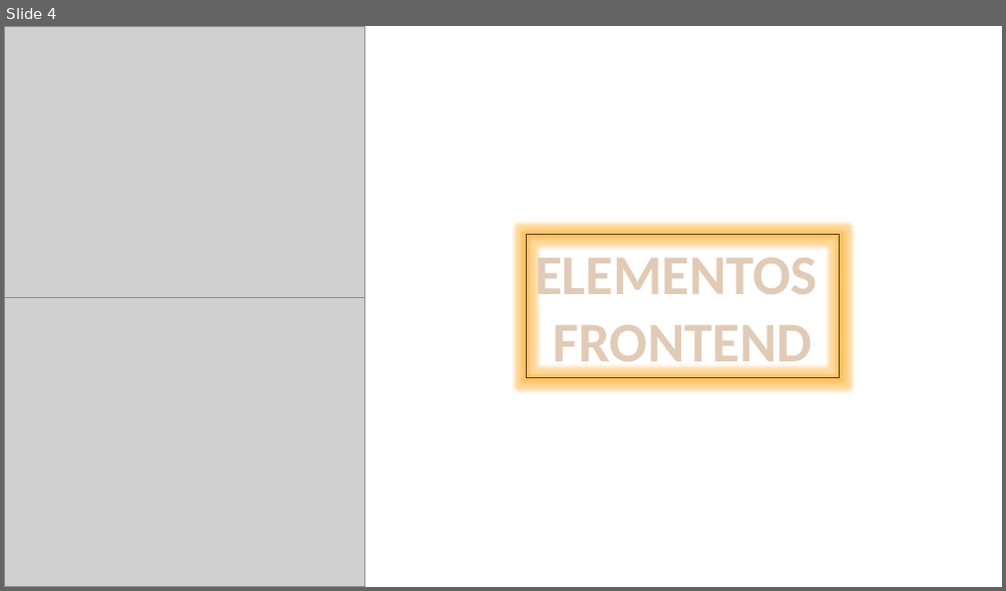
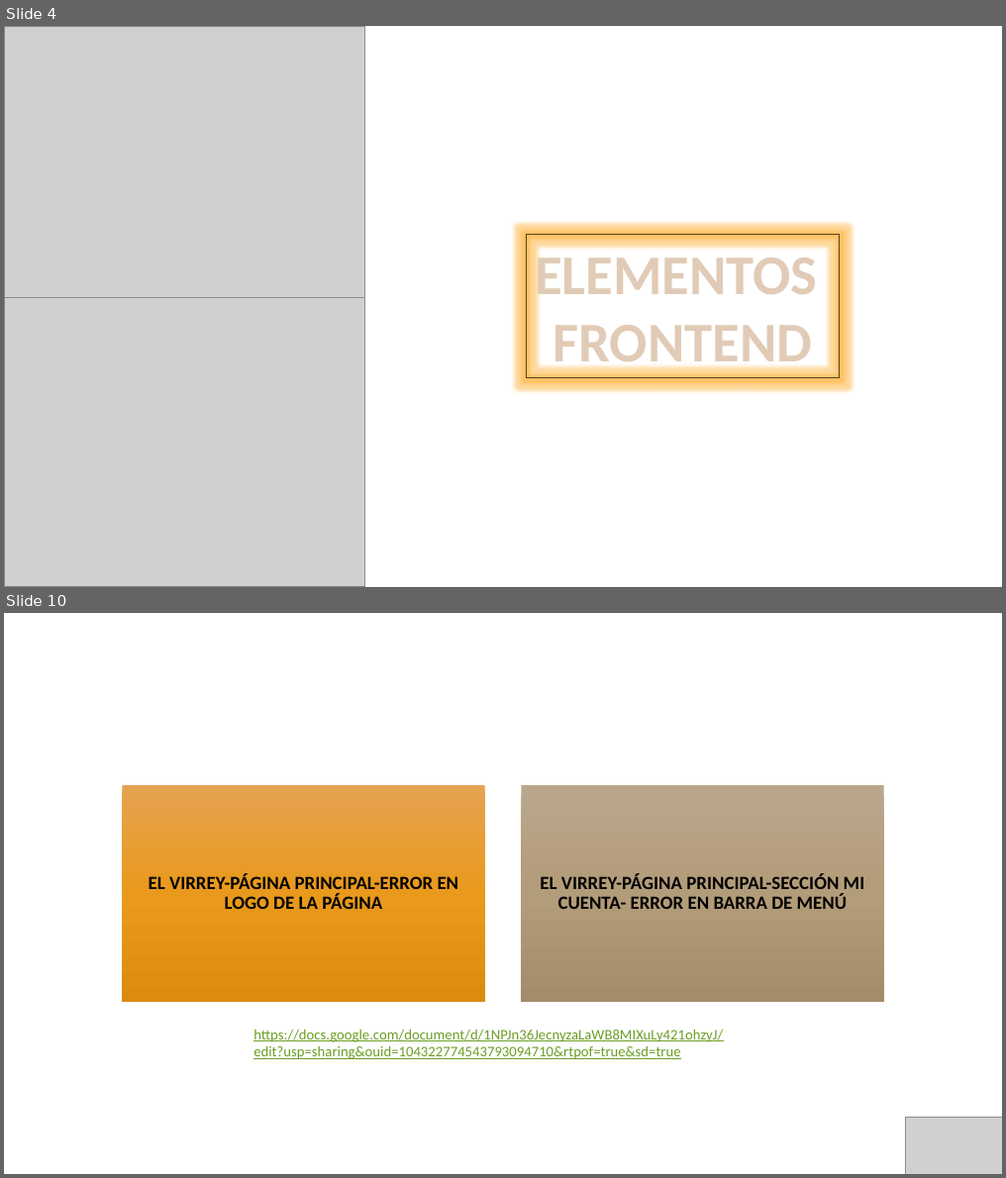
Before and after one commit to sulayloor/proyecto-final-coderhouse, a slide deck: PROYECTO FINAL 1.pptx. Shown one above the other, each under a label of ours: slide 4 before the commit, slides 4 and 10 after it; the slides between them are not shown. The pictures are 1006x591 and 1006x1178 pixels, drawn with LibreOffice and Linux fonts; fonts in the diff are those of the drawing; grey boxes stand for pictures. Boxes give left, top, right and bottom in pixels: in the first picture for what was removed or moved away, otherwise in the second. Text is boxed around its words. In the diff, an @@ line names an element or a change of style, - is before the commit and + after.

```diff
--- a/PROYECTO FINAL 1.pptx
+++ b/PROYECTO FINAL 1.pptx
@@ slide 10 added at (4,613,1002,1174), background #FFFFFF @@
@@ group added at (122,785,884,1003): 2 rectangles, 2 texts @@
+EL VIRREY-PÁGINA PRINCIPAL-ERROR EN LOGO DE LA PÁGINA
+EL VIRREY-PÁGINA PRINCIPAL-SECCIÓN MI CUENTA- ERROR EN BARRA DE MENÚ
@@ text added at (253,1029,723,1059), 14 pt, text #6B9F25, underline @@
+https://docs.google.com/document/d/1NPJn36JecnyzaLaWB8MIXuLy421ohzyJ/edit?usp=sharing&ouid=104322774543793094710&rtpof=true&sd=true
@@ picture added at (906,1118,1002,1174) @@
```
Also in this commit, not shown: 5 slides changed, 11 other slides added, 1 other file.
